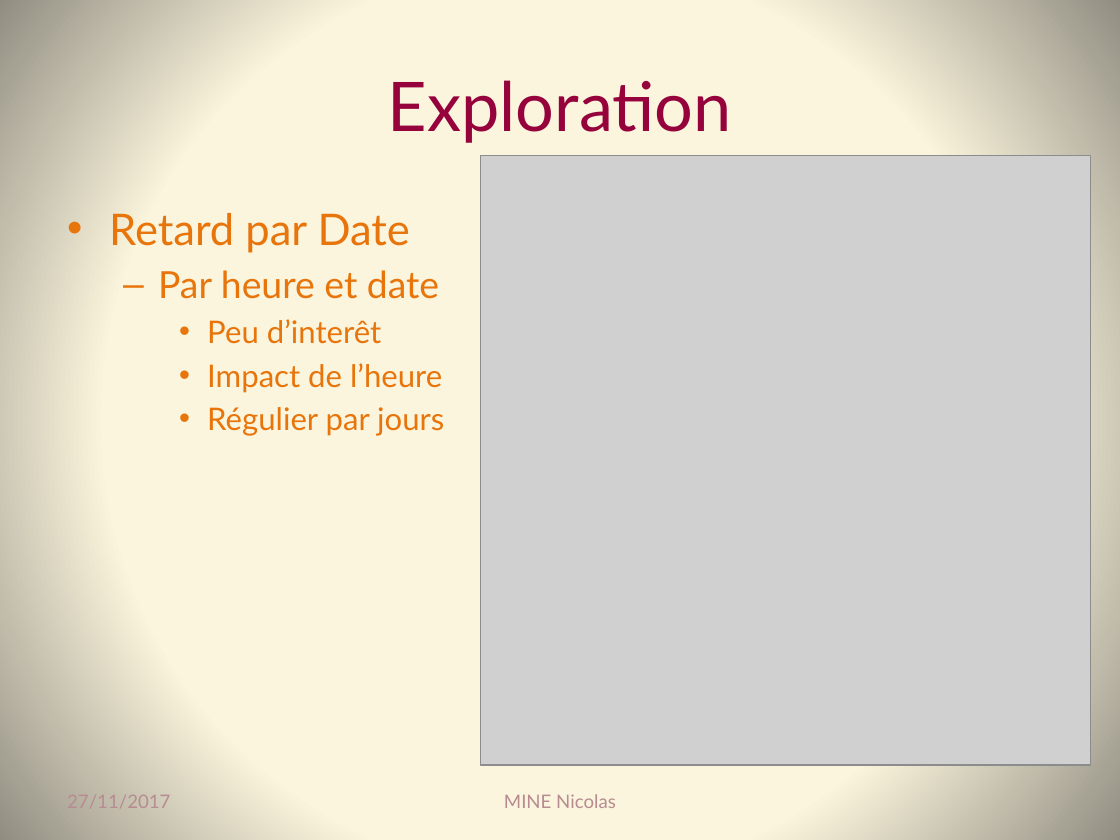
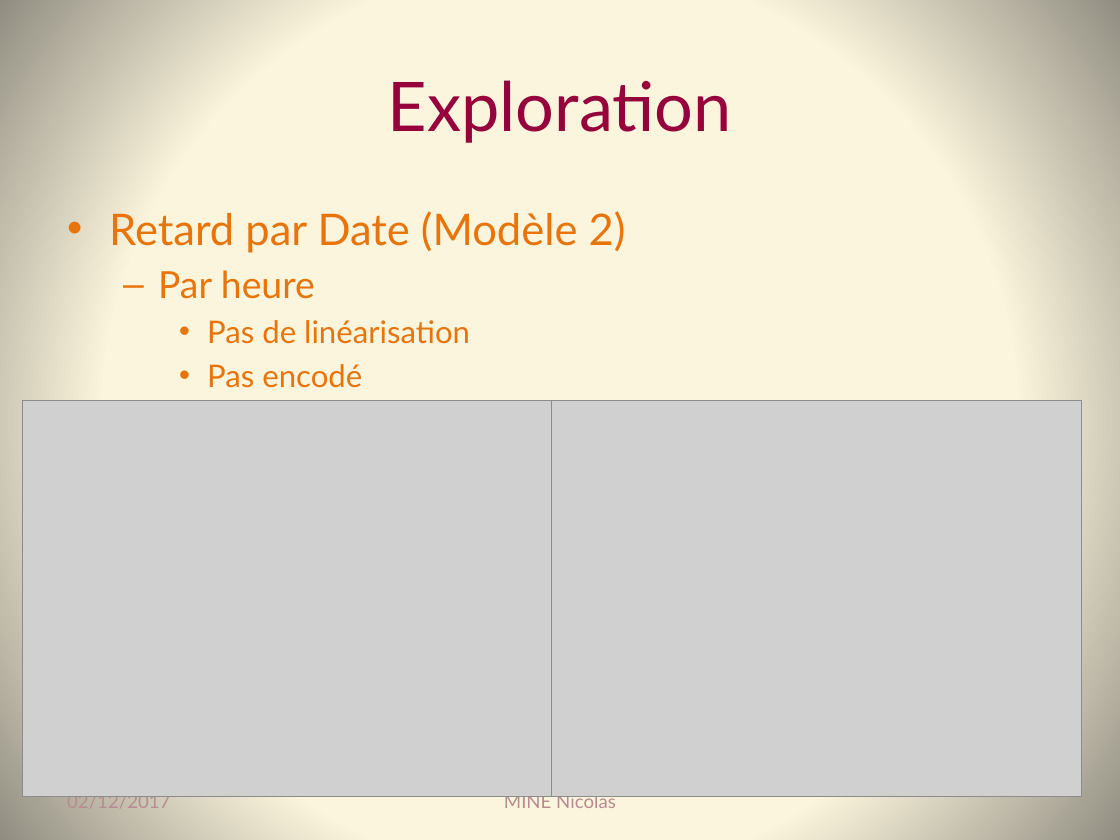
Before and after one commit to Coni63/OC_DS, a slide deck: slide 11 of P4/Presentation-projet_4.pptx. Drawn at 1120x840 pixels with LibreOffice and Linux fonts; fonts in the diff are those of the drawing; grey boxes stand for pictures. Boxes give left, top, right and bottom in pixels: in the first picture for what was removed or moved away, otherwise in the second. Text is boxed around its words. In the diff, an @@ line names an element or a change of style, - is before the commit and + after.

```diff
--- a/P4/Presentation-projet_4.pptx
+++ b/P4/Presentation-projet_4.pptx
@@ picture removed at (x1=480, y1=156, x2=1090, y2=765) @@
@@ text at (x1=109, y1=211, x2=626, y2=388): text changed @@
-• Retard par Date
-  – Par heure et date
-    • Peu d’interêt
-    • Impact de l’heure
-    • Régulier par jours
+• Retard par Date (Modèle 2)
+  – Par heure
+    • Pas de linéarisation
+    • Pas encodé
@@ picture added at (x1=22, y1=400, x2=551, y2=796) @@
@@ picture added at (x1=551, y1=400, x2=1081, y2=796) @@
@@ text at (x1=67, y1=796, x2=170, y2=808): text changed @@
-27/11/2017
+02/12/2017
```
Also in this commit, not shown: 21 other slides changed, 15 slides added, 1 slide removed, 25 other files.
